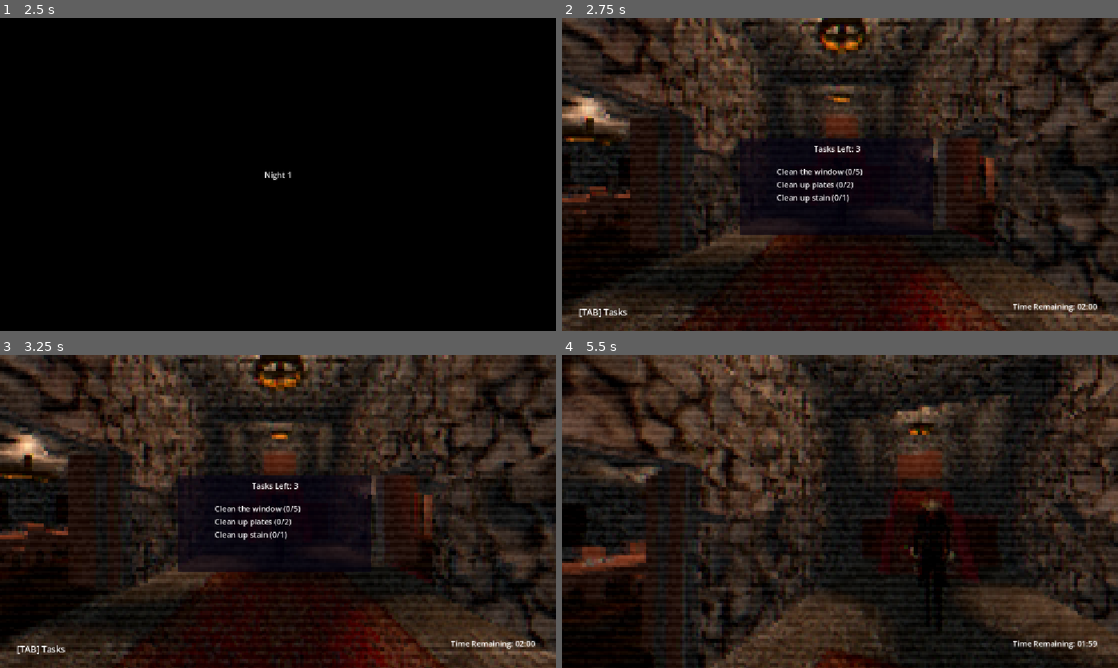
Above: before the commit, frames 1-4 (two rows, left to right).
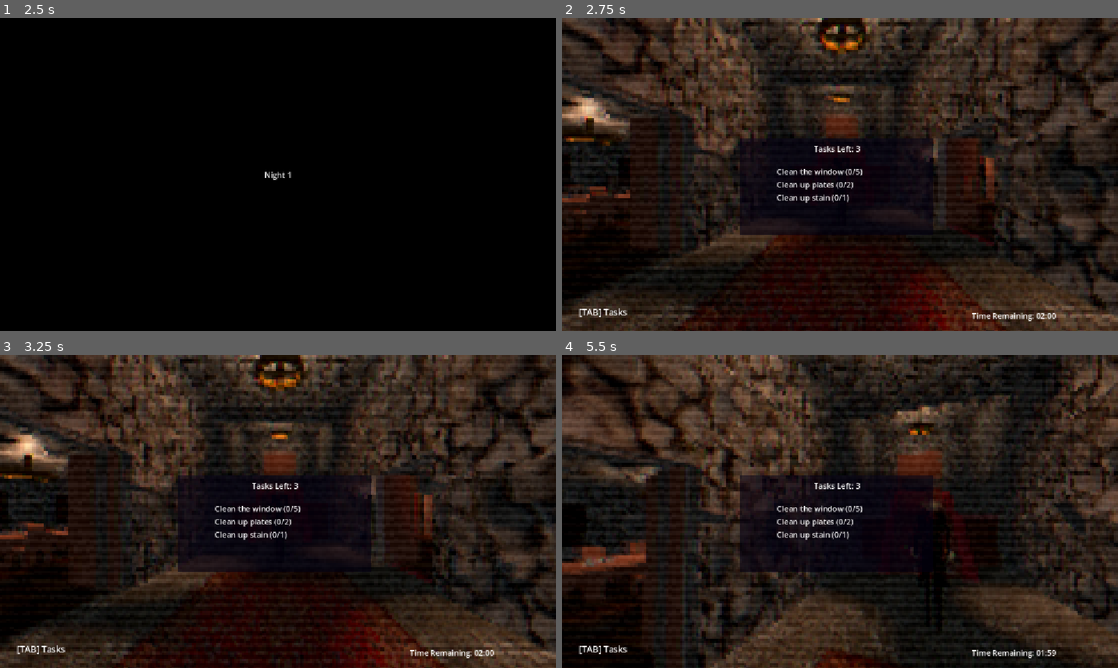
Above: after the commit, the same moments.

Repository: MichaelRRyan/gmtk-2026-countdown
Game: Godot game, scene res://screens/main_menu.tscn
Same seed, same stepped clock (60 frames per second), same inputs: the game is played once before the commit and once after it.
Inputs (mouse positions are in pixels of both pictures, inside the frame that each line leads up to):
- Up to frame 1 (2.5 s): click "Play" at 0.5 s; tap Enter at 1.25 s; move the mouse to (305, 174) at 1.27 s; press the mouse at (305, 174) at 1.28 s; hold W (move_forward) from 1.28 s (still down); tap Space (jump) at 1.52, 2, 2.27 s; move the mouse to (250, 174) at 2.02 s; release the mouse at (250, 174) at 2.03 s; tap Tab (show_tasks) at 2.1 s
- Up to frame 2 (2.75 s): keep holding W (move_forward)
- Up to frame 3 (3.25 s): keep holding W (move_forward); move the mouse to (289, 505) at 2.77 s; press the mouse at (289, 505) at 2.78 s
- Up to frame 4 (5.5 s): keep holding W (move_forward); move the mouse to (834, 517) at 3.52 s; release the mouse at (834, 517) at 3.53 s; tap Tab (show_tasks) at 3.6, 5.1 s; tap Space (jump) at 3.77, 4.52, 5.27 s; move the mouse to (878, 514) at 4.27 s; press the mouse at (878, 514) at 4.28 s; move the mouse to (795, 508) at 5.02 s; release the mouse at (795, 508) at 5.03 s

Frame 1 is identical in both runs. In frame 2, 0.4% of the frame differs, in the area x 73-97%, y 91-97%; in frame 3, 0.4%; in frame 4, 3.8%, in the area x 3-97%, y 38-97%.

Commit message:
Adding theme for UI

Diff:
--- a/Features/GameLogic/timer.gd
+++ b/Features/GameLogic/timer.gd
@@ -6,8 +6,7 @@
 
 @onready var label: RichTextLabel = $Label
 
-@onready
-var dayTimer: Timer = $DayTimer
+@onready var dayTimer: Timer = $DayTimer
 
 func _process(delta):
 	if !dayTimer.is_stopped():
--- a/Features/GameLogic/timer.tscn
+++ b/Features/GameLogic/timer.tscn
@@ -1,6 +1,7 @@
 [gd_scene format=3 uid="uid://bcygdx0gaa2cw"]
 
 [ext_resource type="Script" uid="uid://dbalh2vnx52n5" path="res://Features/GameLogic/timer.gd" id="1_xby6y"]
+[ext_resource type="Theme" uid="uid://dkgcamelbh4xu" path="res://screens/ui_theme.tres" id="2_4g682"]
 
 [node name="Timer" type="Control" unique_id=280677918]
 layout_mode = 3
@@ -22,6 +23,7 @@
 anchor_bottom = 1.0
 grow_horizontal = 2
 grow_vertical = 2
+theme = ExtResource("2_4g682")
 text = "Time Remaining:"
 horizontal_alignment = 1
 vertical_alignment = 1
--- a/Features/Player/HUD/hud.tscn
+++ b/Features/Player/HUD/hud.tscn
@@ -1,5 +1,6 @@
 [gd_scene format=3 uid="uid://cu0kdxy5t7fgl"]
 
+[ext_resource type="Theme" uid="uid://dkgcamelbh4xu" path="res://screens/ui_theme.tres" id="1_2oed0"]
 [ext_resource type="Script" uid="uid://degc01x2f2g1m" path="res://Features/Player/HUD/hud.gd" id="1_qjg4n"]
 [ext_resource type="PackedScene" uid="uid://bbhgld6mgyoxf" path="res://Features/Player/HUD/objectives_list.tscn" id="2_j6b2d"]
 [ext_resource type="PackedScene" uid="uid://bcygdx0gaa2cw" path="res://Features/GameLogic/timer.tscn" id="4_2oed0"]
@@ -47,6 +48,8 @@
 &"task_complete_fadeout": SubResource("Animation_j6b2d")
 }
 
+[sub_resource type="Theme" id="Theme_c8vhp"]
+
 [node name="HUD" type="Control" unique_id=1740219873]
 layout_mode = 3
 anchors_preset = 15
@@ -56,6 +59,7 @@
 grow_vertical = 2
 size_flags_horizontal = 4
 size_flags_vertical = 4
+theme = ExtResource("1_2oed0")
 script = ExtResource("1_qjg4n")
 crosshair_normal_color = Color(1, 1, 1, 1)
 crosshair_interactable_color = Color(1, 0, 0, 1)
@@ -76,6 +80,7 @@
 offset_bottom = 2.5
 grow_horizontal = 2
 grow_vertical = 2
+theme = ExtResource("1_2oed0")
 texture = SubResource("CanvasTexture_7uhao")
 
 [node name="TaskComplete" type="RichTextLabel" parent="." unique_id=10010184]
@@ -106,6 +111,7 @@
 offset_bottom = 73.0
 grow_horizontal = 2
 grow_vertical = 2
+theme = ExtResource("1_2oed0")
 show_percentage = false
 
 [node name="ObjectivesList" parent="." unique_id=1966678782 instance=ExtResource("2_j6b2d")]
@@ -115,6 +121,7 @@
 offset_top = -76.0
 offset_right = 193.0
 offset_bottom = 124.0
+theme = ExtResource("1_2oed0")
 
 [node name="EquippableObject" type="RichTextLabel" parent="." unique_id=1475675828]
 layout_mode = 1
@@ -129,6 +136,7 @@
 offset_bottom = 44.0
 grow_horizontal = 2
 grow_vertical = 2
+theme = ExtResource("1_2oed0")
 text = "DEBUG"
 horizontal_alignment = 1
 vertical_alignment = 1
@@ -147,6 +155,7 @@
 offset_bottom = -130.0
 grow_horizontal = 2
 grow_vertical = 2
+theme = SubResource("Theme_c8vhp")
 text = "Right Click to Leave Hiding Spot"
 horizontal_alignment = 1
 vertical_alignment = 1
@@ -184,18 +193,13 @@
 offset_right = 123.0
 offset_bottom = -27.0
 grow_vertical = 0
+theme = ExtResource("1_2oed0")
 theme_override_font_sizes/font_size = 18
 text = "[TAB] Tasks"
 
 [node name="Timer" parent="." unique_id=1417300461 instance=ExtResource("4_2oed0")]
-custom_minimum_size = Vector2(200, 100)
-layout_mode = 1
-anchors_preset = 3
-anchor_left = 1.0
-anchor_top = 1.0
-offset_left = -231.0
-offset_top = -102.0
-offset_right = -31.0
-offset_bottom = -2.0
-grow_horizontal = 0
-grow_vertical = 0
+layout_mode = 1
+offset_left = 360.0
+offset_top = 291.0
+offset_right = 360.0
+offset_bottom = 291.0
--- a/Levels/Main/main_level.tscn
+++ b/Levels/Main/main_level.tscn
@@ -19,6 +19,7 @@
 [ext_resource type="PackedScene" uid="uid://se17jate6s7" path="res://Levels/Main/TaskObjects/task_clean_blood.tscn" id="15_kfrea"]
 [ext_resource type="PackedScene" uid="uid://cqliejscdrsyj" path="res://Levels/Main/EquippableObjects/cleaning_cloth.tscn" id="16_32g1e"]
 [ext_resource type="PackedScene" uid="uid://blthaqm2hacyh" path="res://Levels/Main/TaskObjects/task_plate_cleanup.tscn" id="17_h1rqx"]
+[ext_resource type="Theme" uid="uid://dkgcamelbh4xu" path="res://screens/ui_theme.tres" id="17_whuwa"]
 [ext_resource type="PackedScene" uid="uid://b8m7yvupsk1fe" path="res://Levels/Main/Objects/coffin_bed.tscn" id="18_7oflx"]
 [ext_resource type="PackedScene" uid="uid://bbm2yoodb8jdm" path="res://Levels/Wiki/Assest brah/StoneFloor.glb" id="20_67oqy"]
 [ext_resource type="PackedScene" uid="uid://sgm12leuc65s" path="res://Levels/Wiki/Assest brah/StoneWallFinal.glb" id="21_ofdr7"]
@@ -2512,6 +2513,7 @@
 anchor_bottom = 1.0
 grow_horizontal = 2
 grow_vertical = 2
+theme = ExtResource("17_whuwa")
 
 [node name="ColorRect" type="ColorRect" parent="Control" unique_id=562131817]
 material = SubResource("ShaderMaterial_cbg0b")
--- a/screens/main_menu.tscn
+++ b/screens/main_menu.tscn
@@ -1,6 +1,7 @@
 [gd_scene format=3 uid="uid://otehevk40x1d"]
 
 [ext_resource type="Script" uid="uid://d1ui5d3fvkqdd" path="res://screens/main_menu.gd" id="1_ocono"]
+[ext_resource type="Theme" uid="uid://dkgcamelbh4xu" path="res://screens/ui_theme.tres" id="1_t3bh0"]
 [ext_resource type="PackedScene" uid="uid://dci1j83ojyowk" path="res://Levels/Main/main_level.tscn" id="2_vj53j"]
 
 [sub_resource type="Theme" id="Theme_dqmnb"]
@@ -13,6 +14,7 @@
 anchor_bottom = 1.0
 grow_horizontal = 2
 grow_vertical = 2
+theme = ExtResource("1_t3bh0")
 script = ExtResource("1_ocono")
 main_level = ExtResource("2_vj53j")
 
@@ -25,6 +27,7 @@
 offset_right = -5.0
 grow_horizontal = 2
 grow_vertical = 2
+theme = ExtResource("1_t3bh0")
 color = Color(0.59839195, 0, 0.1590251, 1)
 
 [node name="ButtonsContainer" type="VBoxContainer" parent="." unique_id=1826921472]
@@ -61,6 +64,7 @@
 grow_horizontal = 2
 grow_vertical = 2
 scale = Vector2(0.25, 0.25)
+theme = ExtResource("1_t3bh0")
 theme_override_font_sizes/font_size = 50
 text = "Play"
 horizontal_alignment = 1
@@ -82,6 +86,7 @@
 grow_horizontal = 2
 grow_vertical = 2
 scale = Vector2(0.25, 0.25)
+theme = ExtResource("1_t3bh0")
 theme_override_font_sizes/font_size = 50
 text = "Credits"
 
@@ -101,6 +106,7 @@
 grow_horizontal = 2
 grow_vertical = 2
 scale = Vector2(0.25, 0.25)
+theme = ExtResource("1_t3bh0")
 theme_override_font_sizes/font_size = 50
 text = "Exit"
 
--- /dev/null
+++ b/screens/ui_theme.tres
@@ -0,0 +1,4 @@
+[gd_resource type="Theme" format=3 uid="uid://dkgcamelbh4xu"]
+
+[resource]
+default_font_size = 16
